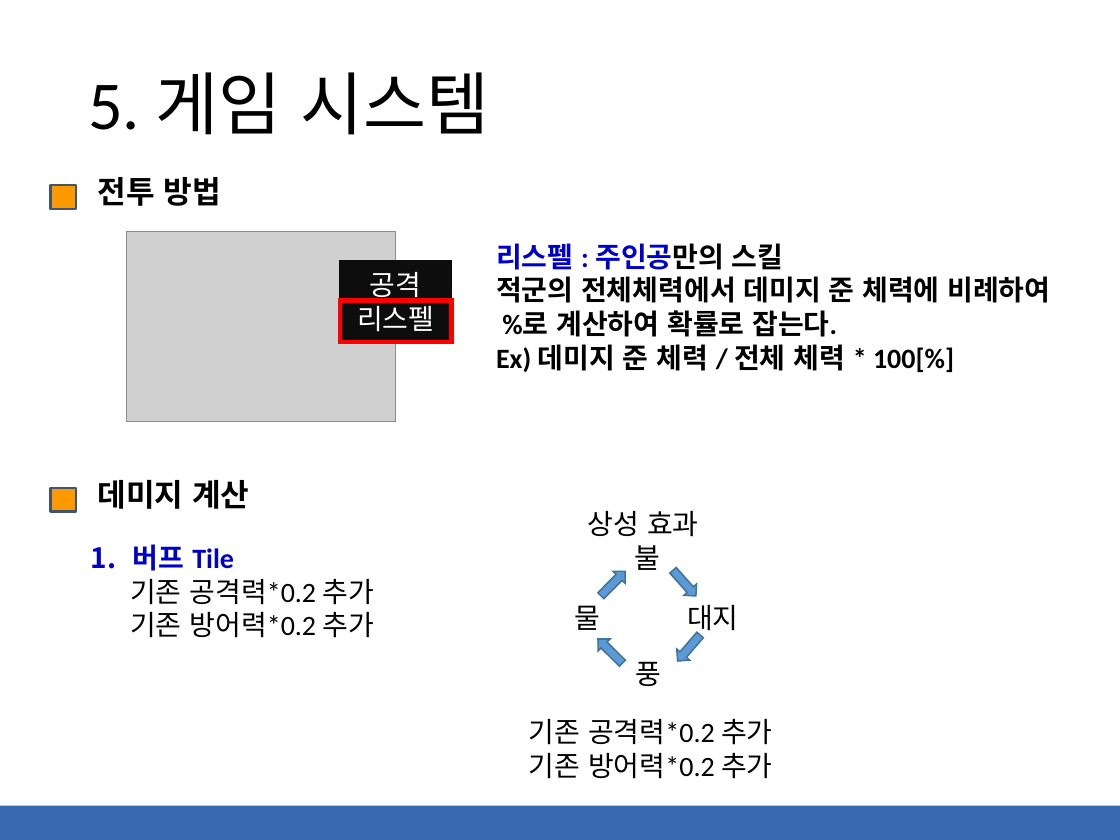
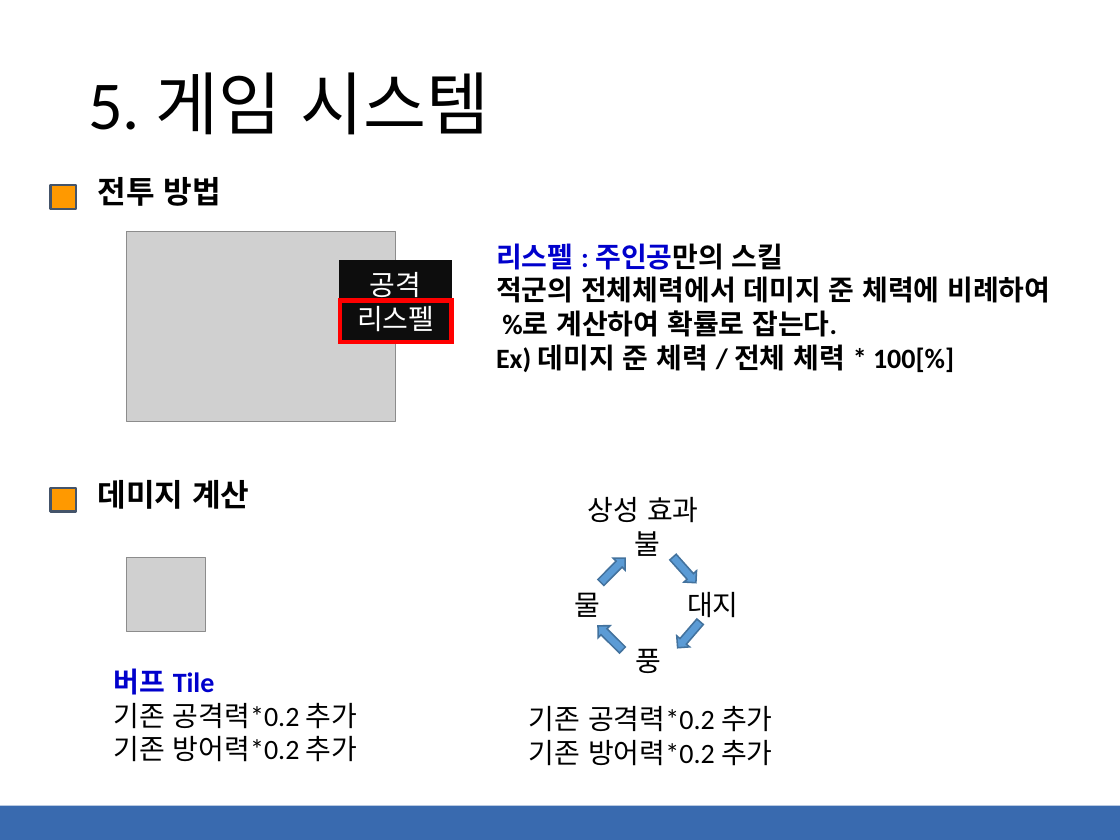
Before and after one commit to kimsibaek/cocos2d-x-work, a slide deck: slide 20 of 0000.Project/게임기획서-스피리추얼 소울2(Spiritual Soul 2).pptx (slide 12 before the commit). Drawn at 1120x840 pixels with LibreOffice and Linux fonts; fonts in the diff are those of the drawing; grey boxes stand for pictures. Boxes give left, top, right and bottom in pixels: in the first picture for what was removed or moved away, otherwise in the second. Text is boxed around its words. In the diff, an @@ line names an element or a change of style, - is before the commit and + after.

```diff
--- a/0000.Project/게임기획서-스피리추얼 소울2(Spiritual Soul 2).pptx
+++ b/0000.Project/게임기획서-스피리추얼 소울2(Spiritual Soul 2).pptx
@@ text "불": place and size @@
-text "불" at <box>634,545,660,570</box>
+text "불" at <box>634,531,660,556</box>
@@ picture added at <box>127,558,206,632</box> @@
@@ 5 texts, 4 right arrows: place and size @@
-5 texts, 4 right arrows at <box>529,511,773,779</box>
+5 texts, 4 right arrows at <box>529,497,773,766</box>
@@ text "버프 Tile": place and size @@
-text "버프 Tile" at <box>130,544,375,638</box>
+text "버프 Tile" at <box>113,668,358,762</box>
@@ text at <box>113,668,215,695</box>: bullet 1. to none @@
```
Also in this commit, not shown: 16 other slides changed, 6 slides added, 2 slides removed.
